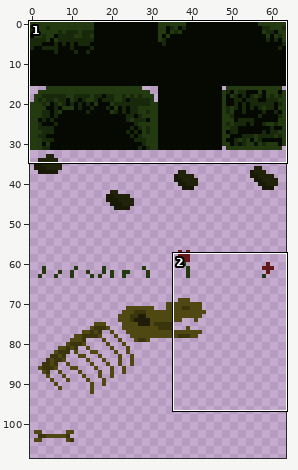
One commit to this sprite sheet: assets/floor.png. The first picture is a wide view before the edit; the outline marks the close-up.
Close-up. As it was:
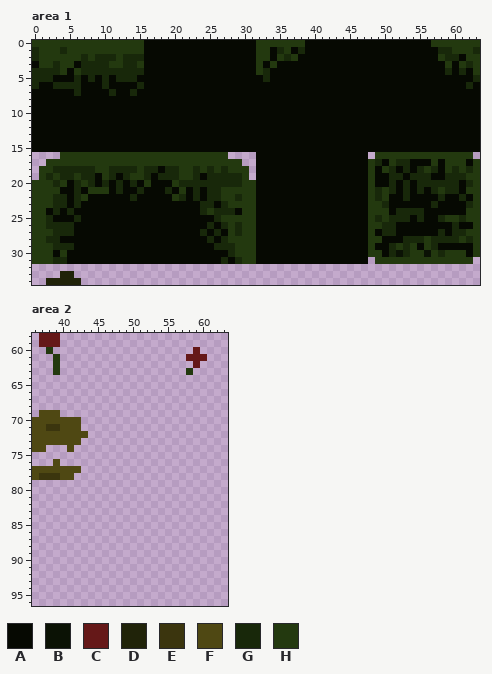
The file is 64x128 pixels. Colours within 5 levels of each other are drawn and written as one. Shown: area 1: x 0..63, y 0..34; area 2: x 36..63, y 58..96. The wide view leaves out empty margins.
Palette (. is transparent): A #060902  B #0b1205  C #651818  D #202309  E #3b350e  F #4f4813  G #18280a  H #23390f
The result:
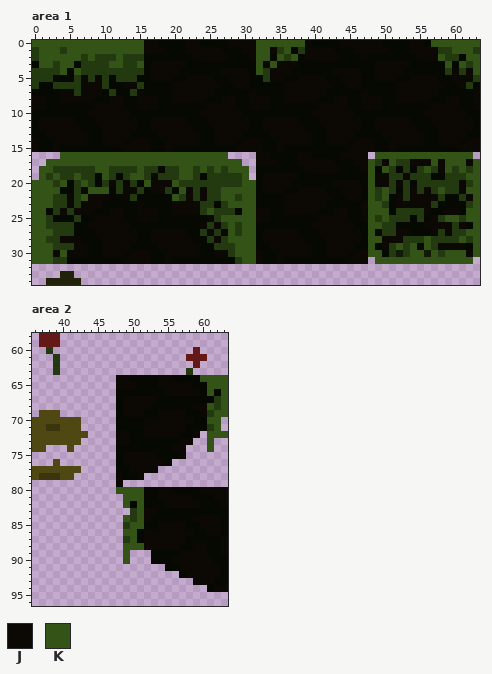
Colours new in this view: J #0c0904  K #335416
What changed:
colour B: #0b1205 -> #101a07
Changed rows in their new state; - is a pixel that keeps its letter.
Area 1:
first column x 0:
 0 KKKKKKKKKKKKKKKKJJ----JJ----JJJJKKKKKKKJ----JJJJJJ----JJ-KKKKKKK
 1 HKKKHKKKKKKKKKKKJJJ---JJJJJ---JJKKJHK-HJJJJ---JJJJJ---JJJJHHKKKH
 2 HKKKKKKHKHHHKHHH-------JJJJJ---JKK-KHK-JJJJJ---J-------JJJKHH-KK
 3 -KKHKK-HHHHKKHHK-JJJJJ----------KJKJJJ-----------JJJJJ-----K-KHK
 4 HHHHK-KHHHHHHHHH-JJJJ------JJJJ-KHJJJ------JJJJ--JJJJ------HJHJK
 5 HHHJ--HJHJH-HHH--JJJ--JJJJ--JJJ--HJJ--JJJJ--JJJ--JJJ--JJJJ--JJJH
 6 H--HHHHJJJH--JJH----JJJJJJJ--JJ-----JJJJJJJ--JJ-----JJJJJJJ--JH-
 7 ----JJHJJJ-H--HJ----JJJJJJ-----J----JJJJJJ-----J----JJJJJJ-----J
 8 JJ--JJJJJ--JJ--JJJ--JJJJJ--JJ--JJJ--JJJJJ--JJ--JJJ--JJJJJ--JJ--J
 9 JJ-------JJJJ--JJJ-------JJJJ--JJJ-------JJJJ--JJJ-------JJJJ--J
10 --------JJJJJJ----------JJJJJJ----------JJJJJJ----------JJJJJJ--
11 -JJJJJ---JJJJJJ--JJJJJ---JJJJJJ--JJJJJ---JJJJJJ--JJJJJ---JJJJJJ-
12 -JJJJJJ---JJJJJ--JJJJJJ---JJJJJ--JJJJJJ---JJJJJ--JJJJJJ---JJJJJ-
13 --JJJJJJ--JJJJ----JJJJJJ--JJJJ----JJJJJJ--JJJJ----JJJJJJ--JJJJ--
14 J--JJJJJ--JJJ-JJJ--JJJJJ--JJJ-JJJ--JJJJJ--JJJ-JJJ--JJJJJ--JJJ-JJ
15 J--J---------JJJJ--J---------JJJJ--J---------JJJJ--J---------JJJ
16 ----KKKKKKKKKKKKKKKKKKKKKKKK----JJ----JJ----JJJJ-KKKKKKKKKKKKKK-
17 --KKKKKKKKKKKKKKKKKKKKKKKKKKKK--JJJ---JJJJJ---JJKHJKHHJJJKJKKKJK
18 -KKHHHHHHKKHHHHKHH-HHKKHKHKHKKK--------JJJJJ---JK-KH-H-HKHJKHKHK
19 -KHKHHKHH-KH-HKKHJHHHKKH-HHHHHK--JJJJJ----------KJJHHJHHH--HHHKK
20 KKKHK-HKH-HJHJH-KJJJKHHHHHHHHHKK-JJJJ------JJJJ-KJJHJH-HHHHHHJHK
21 KKKK--HJKKK-HJJH-JJH-KJHJHHKKKKK-JJJ--JJJJ--JJJ-KHKH-HJHJHKHHJKK
22 KKKHHJHKJJJ--JH-----KHJHJHHKKHKK----JJJJJJJ--JJ-KHK-JHJJJJH--HJK
23 KKKHHJHJJJ-----J----JJJJHH-HKKKK----JJJJJJ-----JKKH-JJJJJH----HK
24 KK-HJHJJJ--JJ--JJJ--JJJJHKHHH-KKJJ--JJJJJ--JJ--JKKK-HHHHJ--JJ-KK
25 KKH---H--JJJJ--JJJ-------JHKKKKKJJ-------JJJJ--JKHKHHH-H-JHKKHKK
26 KKHHHH--JJJJJJ----------JHJHKHKK--------JJJJJJ--KKHH----JJJJHJ-K
27 KKKHHH---JJJJJJ--JJJJJ--HJHJKHKK-JJJJJ---JJJJJJ-KJHHJJ---JHJHHKK
28 KKHHJJJ---JJJJJ--JJJJJJ--HJHKKKK-JJJJJJ---JJJJJ-KKJJJHHHKHHHHKHK
29 KKKHHHJJ--JJJJ----JJJJJJ--HHHKKK--JJJJJJ--JJJJ--K-JHKHKJKHJJJJ-K
30 KKKJKJJJ--JJJ-JJJ--JJJJJ--JJHKKKJ--JJJJJ--JJJ-JJKK-H-HKK-KHKKKJK
31 KKKHH--------JJJJ--J-------A-HKKJ--J---------JJJ-KKKKKKKKKKKKKK-
Area 2:
first column x 48:
64 JJAAAAJJAAAAKKKK
65 JJJAAAJJJJJAAKKK
66 AAAAAAAJJJJJAKAK
67 AJJJJJAAAAAAAAHK
68 AJJJJAAAAAAJJKHK
69 AJJJAAJJJJAAJHKK
70 AAAAJJJJJJJAAKK-
71 AAAAJJJJJJAAAHK-
72 JJAAJJJJJAAJ-KKK
73 JJAAAAAAAJJ--K--
74 AAAAAAAAJJ---K--
75 AJJJJJAAAJ------
76 AJJJJJJA--------
77 AAJJJJ----------
78 JAAJ------------
79 J---------------
80 KKKKAAJJAAAAJJJJ
81 -KKKAAJJJJJAAAJJ
82 -KAKAAAJJJJJAAAJ
83 --HKJJAAAAAAAAAA
84 -KHKJAAAAAAJJJJA
85 -HKKAAJJJJAAJJJA
86 -KKAJJJJJJJAAJJA
87 -HKAJJJJJJAAAAAJ
88 -KKKJJJJJAAJJAAJ
89 -K---AAAAJJJJAAJ
90 -K---AAAJJJJJJAA
91 -------AAJJJJJJA
92 ---------AJJJJJA
93 -----------JJJAA
94 -------------AJJ
